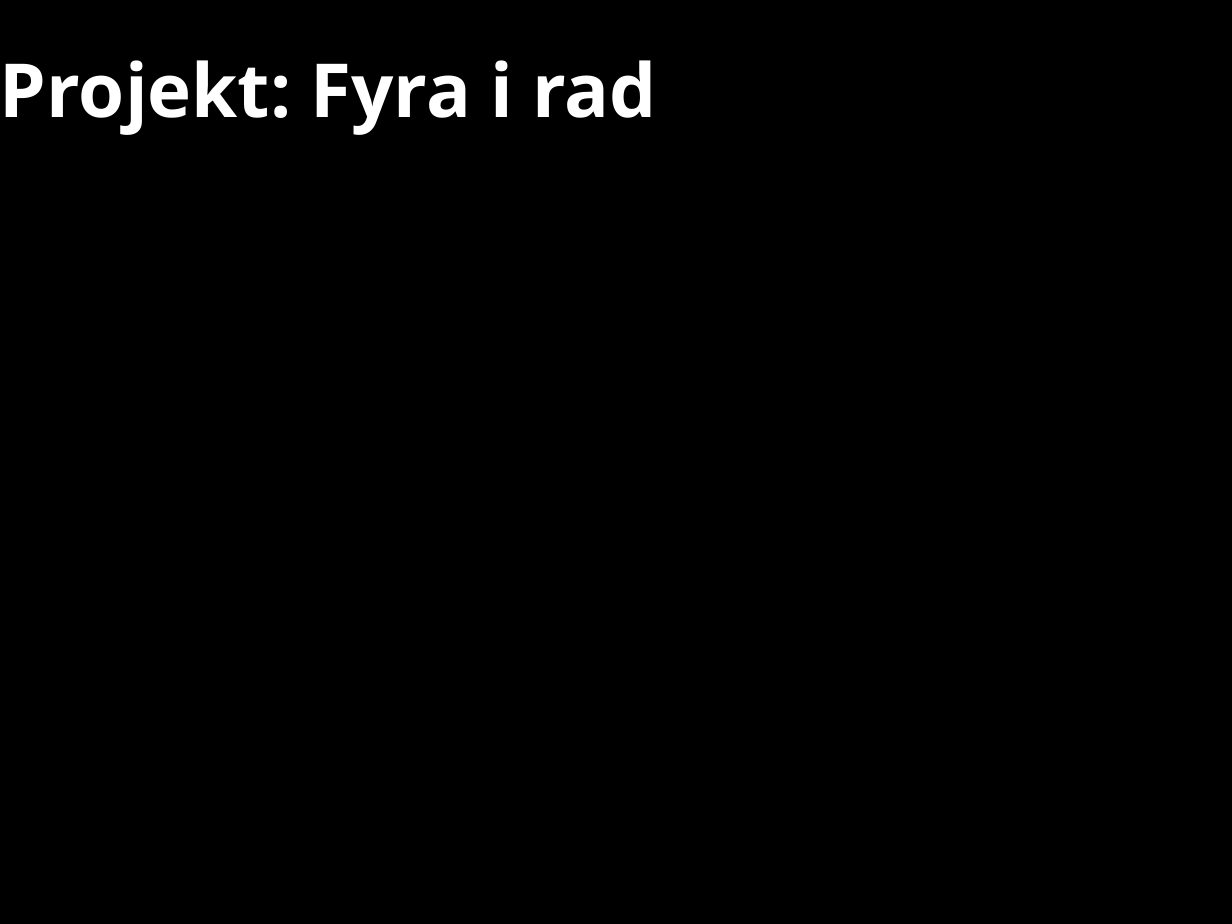
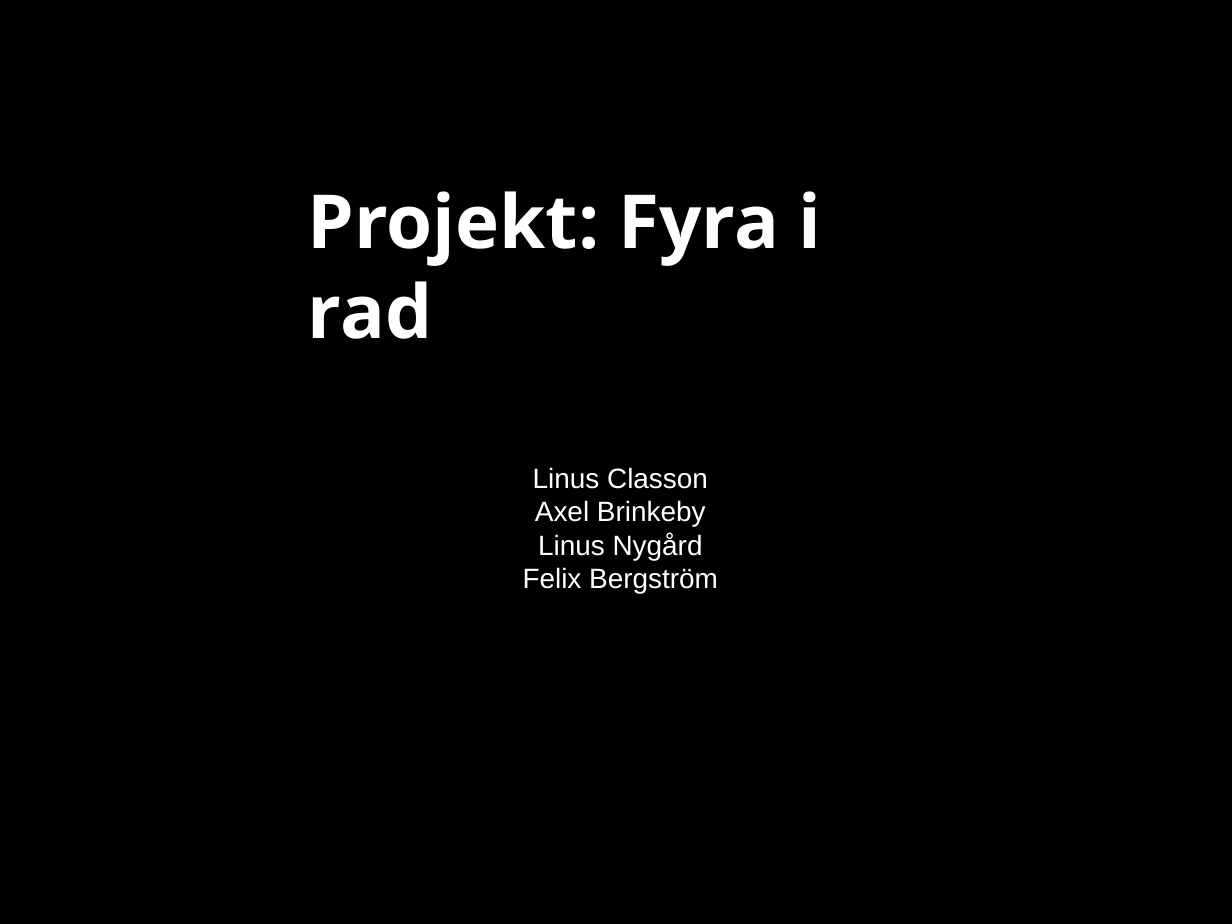
Before and after one commit to Leczez/TSIU51, a slide deck: slide 1 of Dokument/Mikrodatorprojekt Presentation.pptx. Drawn at 1232x924 pixels with LibreOffice and Linux fonts; fonts in the diff are those of the drawing; background and template pictures are left out. Boxes give left, top, right and bottom in pixels: in the first picture for what was removed or moved away, otherwise in the second. Text is boxed around its words. In the diff, an @@ line names an element or a change of style, - is before the commit and + after.

```diff
--- a/Dokument/Mikrodatorprojekt Presentation.pptx
+++ b/Dokument/Mikrodatorprojekt Presentation.pptx
@@ text "Projekt: Fyra i rad" rewrapped from bbox=[0, 60, 657, 135] to bbox=[308, 191, 821, 339] @@
@@ text added at bbox=[523, 467, 718, 593], 18 pt, text #FFFFFF @@
+Linus Classon
+Axel Brinkeby
+Linus Nygård
+Felix Bergström
```
Also in this commit, not shown: 5 other slides changed, 5 slides added, 2 slides removed.
